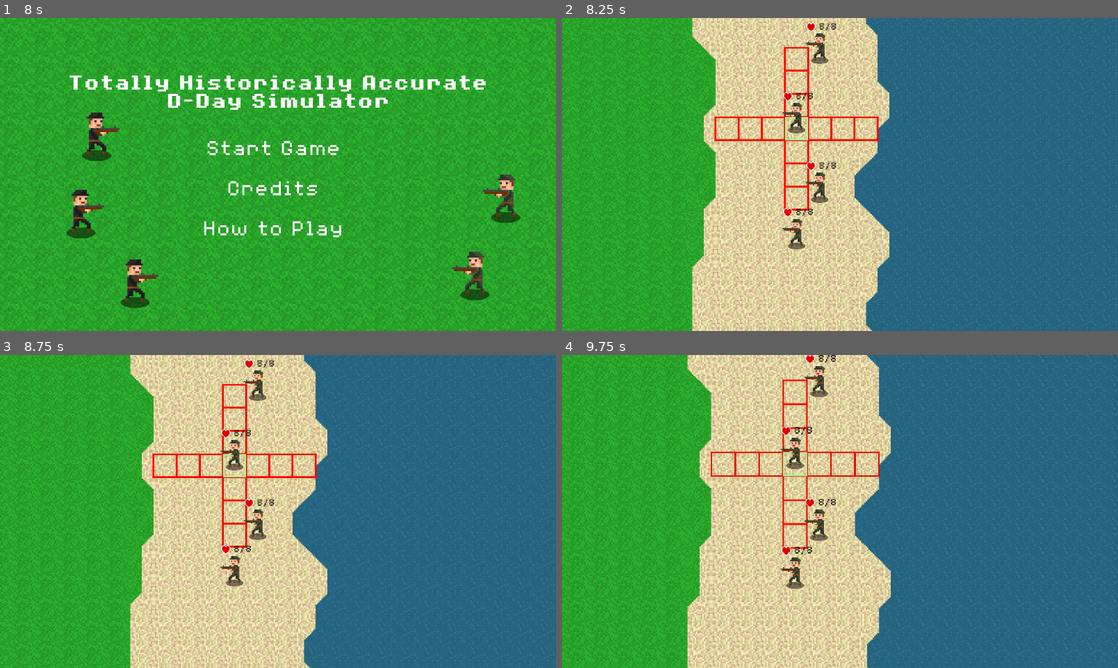
Above: before the commit, frames 1-4 (two rows, left to right).
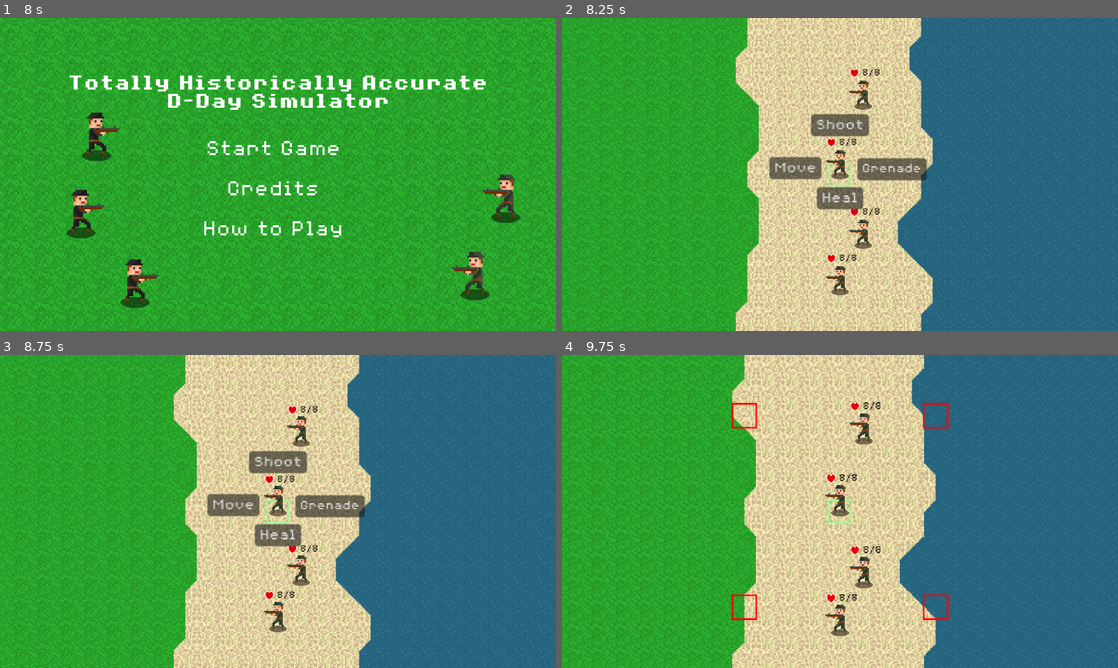
Above: after the commit, the same moments.

Repository: JLi69/thaddaysim
Game: Godot game, scene res://scenes/Main.tscn
The game is run twice, just before and just after one commit, with the same random seed, the same clock (stepped at 60 frames per second) and the same inputs.
Inputs (mouse positions are in pixels of both pictures, inside the frame that each line leads up to):
- Up to frame 1 (8 s): click "Start Game" at 0.5 s; click "Move" at 1.25 s; move the mouse to (400, 158) at 2.02 s; hold S (camera_down) 2.03-2.78 s; move the mouse to (166, 190) at 2.77 s; tap A (camera_left) at 2.85 s; move the mouse to (333, 105) at 3.52 s; hold Middle mouse button (camera_move) 3.53-4.28 s; tap Enter at 4.25 s; move the mouse to (250, 237) at 4.27 s; tap Right (camera_right) at 4.35 s; move the mouse to (444, 221) at 5.02 s; tap Space (camera_stop_zoom) at 5.1 s; right-click (444, 221) at 5.65 s; click "Shoot" at 5.75 s; move the mouse to (111, 127) at 6.52 s; tap Up (camera_up) at 6.6 s; tap Escape (pause) at 7.15 s; click "Yes" at 7.25 s
- Up to frame 2 (8.25 s): click "Start Game" at 8 s
- Up to frame 3 (8.75 s): no input
- Up to frame 4 (9.75 s): click (890, 505) at 8.75 s, where only the run after the commit has a clickable "Grenade"; move the mouse to (867, 511) at 9.52 s; hold Mouse wheel up (zoom_in) from 9.53 s (still down)

Frame 1 is identical in both runs. In frame 2, 31% of the frame differs, in the area x 0-67%, y 0-100%; in frame 3, 31%; in frame 4, 31%, in the area x 0-70%, y 0-100%.

Commit message:
game now resets every time the player clicks 'start game' in the main menu

Diff:
--- a/scenes/Main.tscn
+++ b/scenes/Main.tscn
@@ -21,6 +21,7 @@
 [ext_resource type="PackedScene" uid="uid://cgtd2n157ab08" path="res://scenes/Flag.tscn" id="19_etkmp"]
 [ext_resource type="PackedScene" uid="uid://do3emwt7oi63q" path="res://scenes/MainMenu.tscn" id="20_via0g"]
 [ext_resource type="PackedScene" uid="uid://b07jbymu0cjdf" path="res://scenes/PauseScreen.tscn" id="21_fkse1"]
+[ext_resource type="Script" path="res://scripts/reset.gd" id="22_qbm2x"]
 
 [node name="Main" type="Node2D"]
 script = ExtResource("1_vm824")
@@ -135,3 +136,7 @@
 
 [node name="PauseScreen" parent="." instance=ExtResource("21_fkse1")]
 visible = false
+
+[node name="Reset" type="Node2D" parent="."]
+visible = false
+script = ExtResource("22_qbm2x")
--- a/scripts/main_menu.gd
+++ b/scripts/main_menu.gd
@@ -22,3 +22,4 @@
 func _on_start_button_pressed() -> void:
 	get_tree().paused = false
 	hide()
+	$/root/Main/Reset.reset()
--- a/scripts/pause_screen.gd
+++ b/scripts/pause_screen.gd
@@ -13,3 +13,7 @@
 func _on_yes_pressed() -> void:
 	hide()
 	$/root/Main/MainMenu.show()
+	# Clear sounds
+	for child in $/root/Main/Sfx.get_children():
+		if child is AudioStreamPlayer:
+			child.stop()
--- /dev/null
+++ b/scripts/reset.gd
@@ -0,0 +1,69 @@
+extends Node2D
+
+@onready var camera: Camera2D = $/root/Main/Camera2D.duplicate()
+@onready var map: Node2D = $/root/Main/Map.duplicate()
+
+var allied_soldiers = []
+var axis_soldiers = []
+
+func _ready() -> void:
+	for child in $/root/Main/AlliedSoldiers.get_children():
+		allied_soldiers.append(child.duplicate())
+	for child in $/root/Main/AxisSoldiers.get_children():
+		axis_soldiers.append(child.duplicate())
+
+func reset() -> void:
+	# Reset flag
+	$/root/Main/Flag.captured = false
+
+	# Reset camera
+	var old_camera = $/root/Main.get_node("Camera2D")
+	$/root/Main.remove_child(old_camera)
+	old_camera.queue_free()
+	$/root/Main.add_child(camera.duplicate())
+
+	# Reset map
+	var old_map = $/root/Main.get_node("Map")
+	$/root/Main.remove_child(old_map)
+	old_map.queue_free()
+	$/root/Main.add_child(map.duplicate())
+
+	# Reset outlines
+	for child in $/root/Main/Outlines.get_children():
+		$/root/Main/Outlines.remove_child(child)
+		child.queue_free()
+
+	# Reset allied soldiers
+	for child in $/root/Main/AlliedSoldiers.get_children():
+		$/root/Main/AlliedSoldiers.remove_child(child)
+		child.queue_free()
+	for soldier in allied_soldiers:
+		$/root/Main/AlliedSoldiers.add_child(soldier.duplicate())
+
+	# Reset axis soldiers
+	for child in $/root/Main/AxisSoldiers.get_children():
+		$/root/Main/AxisSoldiers.remove_child(child)
+		child.queue_free()
+	for soldier in axis_soldiers:
+		$/root/Main/AxisSoldiers.add_child(soldier.duplicate())
+
+	# Reset Main
+	$/root/Main.game_over = false
+	$/root/Main.current_turn = 0
+	$/root/Main.soldiers = []
+	$/root/Main.current_soldier = ""
+	# Allied soldiers go first
+	var current = $/root/Main.node_paths[$/root/Main.current_turn]
+	var node = $/root/Main.get_node(current)
+	$/root/Main.add_soldiers_to_queue(node, current)
+	# center camera upon soldier
+	if len($/root/Main.soldiers) != 0:
+		var soldier_node = $/root/Main.get_node($/root/Main.soldiers[0])
+		$/root/Main/Camera2D.position = soldier_node.position
+		$/root/Main/Camera2D.position.y += soldier_node.size.y / 8.0 * 3.0
+
+	# Remove particle effects
+	for child in $/root/Main.get_children():
+		if child is GPUParticles2D:
+			$/root/Main.remove_child(child)
+			child.queue_free()
Not shown: 1 places in scenes/Main.tscn that only renumber resources
